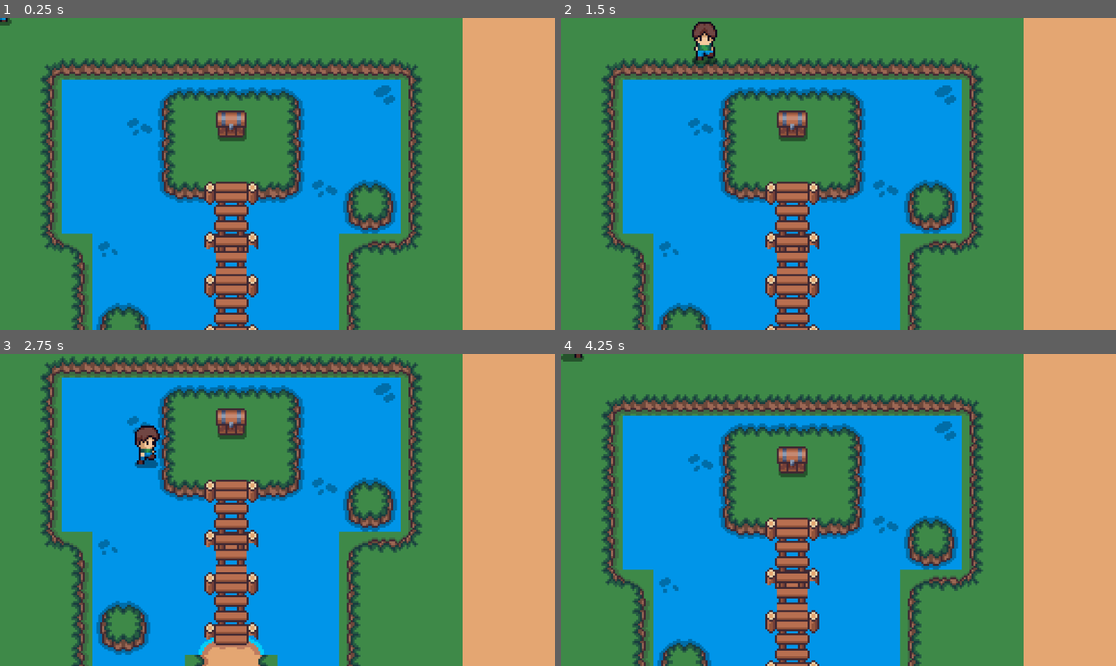
Above: before the commit, frames 1-4 (two rows, left to right).
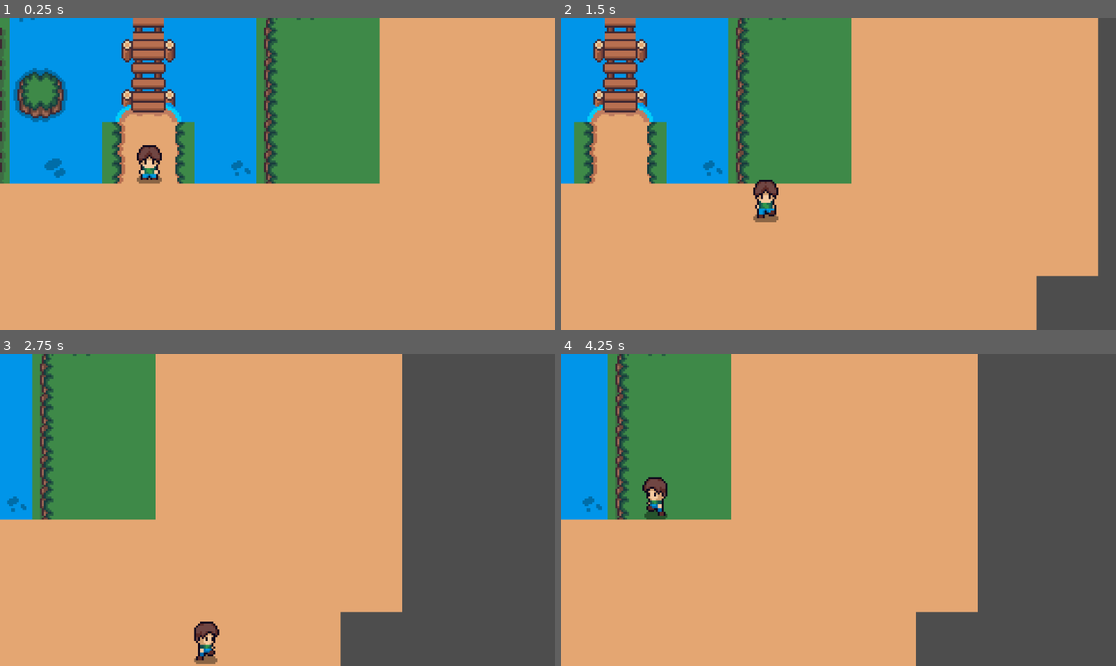
Above: after the commit, the same moments.

Repository: antgarcia222/Capstone-Game-Project
Game: Godot game, scene res://scenes/cliff_side.tscn
Same seed, same stepped clock (60 frames per second), same inputs: the game is played once before the commit and once after it. This scene is started directly instead of the project's main scene.
Inputs:
- Up to frame 1 (0.25 s): no input
- Up to frame 2 (1.5 s): hold Right (ui_right) 0.53-1.28 s; tap E (attack) at 0.6, 1.35 s; hold Down (ui_down) from 1.28 s (still down)
- Up to frame 3 (2.75 s): release Down (ui_down) at 2.03 s; hold Right (ui_right) from 2.03 s (still down); tap E (attack) at 2.1 s
- Up to frame 4 (4.25 s): release Right (ui_right) at 2.78 s; hold Up (ui_up) 2.78-3.53 s; tap E (attack) at 2.85, 3.6 s; hold Left (ui_left) from 3.53 s (still down)

The runs differ from the first frame. In frame 1, 75% of the frame differs, in the area x 0-84%, y 0-100%; in frame 2, 77%; in frame 3, 98%, in the area x 0-100%, y 0-100%; in frame 4, 97%.

Commit message:
Polished transition scene
finished the transition scenes
edited the players start position
- when leaving the new scene

Diff:
--- /dev/null
+++ b/capstone-project/scenes/cliff_side.gd
@@ -0,0 +1,20 @@
+extends Node2D
+
+func _process(delta: float) -> void:
+	change_scenes()
+
+
+func _on_cliffside_exit_point_body_entered(body: Node2D) -> void:
+	if body.has_method("player"):
+		global.transition_scene = true
+
+
+func _on_cliffside_exit_point_body_exited(body: Node2D) -> void:
+	if body.has_method("player"):
+		global.transition_scene = false
+
+func change_scenes():
+	if global.transition_scene == true:
+		if global.current_scene == "cliff_side":
+			get_tree().change_scene_to_file("res://scenes/world.tscn")
+			global.finish_changescenes()
--- a/capstone-project/scenes/cliff_side.tscn
+++ b/capstone-project/scenes/cliff_side.tscn
@@ -1,5 +1,6 @@
-[gd_scene load_steps=21 format=4 uid="uid://d4f8swwpva41j"]
+[gd_scene load_steps=23 format=4 uid="uid://d4f8swwpva41j"]
 
+[ext_resource type="Script" path="res://scenes/cliff_side.gd" id="1_ecwnn"]
 [ext_resource type="Texture2D" uid="uid://drkht5ihe58l1" path="res://art folder/Tiles/Water_Tile.png" id="1_xf2g1"]
 [ext_resource type="Texture2D" uid="uid://bdgw1yalqbpi5" path="res://art folder/Tiles/FarmLand_Tile.png" id="2_jjurd"]
 [ext_resource type="Texture2D" uid="uid://c14y6m8gidv2k" path="res://art folder/Tiles/Beach_Tile.png" id="3_4e0pw"]
@@ -137,20 +138,24 @@
 sources/7 = SubResource("TileSetAtlasSource_u2m8k")
 sources/8 = SubResource("TileSetAtlasSource_b053m")
 
+[sub_resource type="RectangleShape2D" id="RectangleShape2D_j7um8"]
+size = Vector2(57.75, 21.5)
+
 [node name="cliff_side" type="Node2D"]
+script = ExtResource("1_ecwnn")
 
 [node name="TileMap" type="TileMap" parent="."]
 tile_set = SubResource("TileSet_g5x7c")
 format = 2
 
 [node name="grass_water" type="TileMapLayer" parent="TileMap"]
-z_index = 1
+z_index = 2
 use_parent_material = true
 tile_map_data = PackedByteArray("AAAAAAAABgAAAAAAAAAAAAEABgAAAAAAAAAAAAIABgAAAAAAAAAAAAMABgAAAAAAAAAAAAQABgAAAAAAAAAAAA …(10912 unchanged characters)…
 tile_set = SubResource("TileSet_g5x7c")
 
 [node name="island" type="TileMapLayer" parent="TileMap"]
-z_index = 2
+z_index = 3
 use_parent_material = true
 tile_map_data = PackedByteArray("AAAGAAUAAAABAAAAAAAJAAUAAAABAAQAAAAHAAUAAAABAAAAAAAIAAUAAAABAAAAAAAHAAQAAwABAAEAAAAHAA …(368 unchanged characters)…
 tile_set = SubResource("TileSet_g5x7c")
@@ -168,3 +173,13 @@
 polygon = PackedVector2Array(33, 32, 211, 32, 210, 112, 179, 113, 179, 207, 144, 208, 145, 236, 98, 235, 96, 207, 42, 207, 43, 117, 30, 111, -20, -117, -112, 64, -70, 204, -12, 250, 79, 263, 214, 268, 289, 240, 311, 145, 307, -33, 223, -63, -66, -177, 63, -67, 14, -64)
 
 [node name="player" parent="." instance=ExtResource("10_fagg5")]
+position = Vector2(121, 204)
+
+[node name="cliffside_exit_point" type="Area2D" parent="."]
+
+[node name="CollisionShape2D" type="CollisionShape2D" parent="cliffside_exit_point"]
+position = Vector2(121.125, 212)
+shape = SubResource("RectangleShape2D_j7um8")
+
+[connection signal="body_entered" from="cliffside_exit_point" to="." method="_on_cliffside_exit_point_body_entered"]
+[connection signal="body_exited" from="cliffside_exit_point" to="." method="_on_cliffside_exit_point_body_exited"]
--- a/capstone-project/scenes/world.gd
+++ b/capstone-project/scenes/world.gd
@@ -2,8 +2,13 @@
 
 
 # Called when the node enters the scene tree for the first time.
-func _ready() -> void:
-	pass # Replace with function body.
+func _ready():
+	if global.game_first_loadin == true:
+		$player.position.x = global.player_start_posx
+		$player.position.y = global.player_start_posy
+	else:
+		$player.position.x = global.player_exit_cliffside_posx
+		$player.position.y = global.player_exit_cliffside_posy
 
 
 # Called every frame. 'delta' is the elapsed time since the previous frame.
@@ -24,4 +29,5 @@
 	if global.transition_scene == true:
 		if global.current_scene == "world":
 			get_tree().change_scene_to_file("res://scenes/cliff_side.tscn")
+			global.game_first_loadin = false
 			global.finish_changescenes()
--- a/capstone-project/scenes/world.tscn
+++ b/capstone-project/scenes/world.tscn
@@ -128,6 +128,7 @@
 y_sort_origin = 3
 
 [node name="player" parent="." instance=ExtResource("7_rvusq")]
+position = Vector2(396, 18)
 
 [node name="enemy" parent="." instance=ExtResource("8_rb442")]
 position = Vector2(123, 48)
--- a/capstone-project/scripts/global.gd
+++ b/capstone-project/scripts/global.gd
@@ -5,10 +5,12 @@
 var current_scene = "world"
 var transition_scene = false
 
-var player_exit_cliffside_posx = 0
-var player_exit_cliffside_posy = 0
-var player_start_posx = 0
-var player_start_posy = 0
+var player_exit_cliffside_posx = 396
+var player_exit_cliffside_posy = 18
+var player_start_posx = 155
+var player_start_posy = 180
+
+var game_first_loadin = true
 
 func finish_changescenes():
 	if transition_scene == true:
--- a/capstone-project/scripts/player.gd
+++ b/capstone-project/scripts/player.gd
@@ -17,6 +17,7 @@
 	player_movement(delta)
 	enemy_attack()
 	attack()
+	current_camera()
 
 	if health <= 0:
 		player_alive = false #go back to menu or respawn
